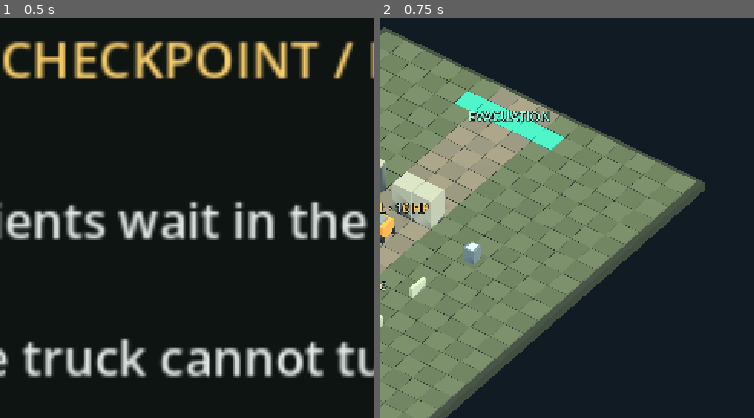
Above: before the commit, frames 1-2 (left to right).
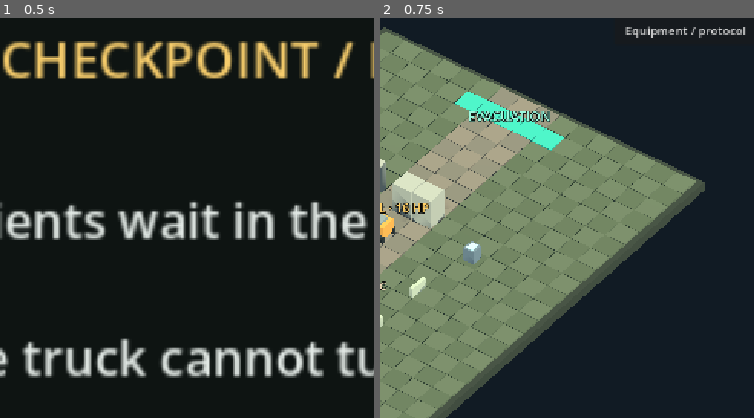
Above: after the commit, the same moments.

Repository: sgoold-shannon/HOLDFAST
Game: Godot game, scene res://farm_final.tscn
Same seed, same stepped clock (60 frames per second), same inputs: the game is played once before the commit and once after it.
Inputs:
- Up to frame 1 (0.5 s): no input
- Up to frame 2 (0.75 s): click "3D Preview" at 0.5 s
The pictures show only the part of the screen within x 48-98%, y 23-73%; the shares and areas given below are measured in that part.

Frame 1 is identical in both runs. In frame 2, 0.4% of the frame differs, in the area x 65-98%, y 2-5%.

Commit message:
Connect 3D equipment panel to breaker and protocol rules

Diff:
--- a/holdfast/presentation3d/map_preview.gd
+++ b/holdfast/presentation3d/map_preview.gd
@@ -14,6 +14,9 @@
 var order_buttons: Array[Button] = []
 var turn_button: Button
 var extract_button: Button
+var equipment_popup: PanelContainer
+var equipment_status: Label
+var equipment_buttons: Dictionary = {}
 var rescue_buttons: Array[Button] = []
 var target_button: Button
 var fire_button: Button
@@ -299,6 +302,52 @@
 			"target": target_button = button
 			"fire": fire_button = button
 			"reload": reload_button = button
+	var equipment := Button.new()
+	equipment.text = "Equipment / protocol"
+	equipment.set_anchors_and_offsets_preset(Control.PRESET_TOP_RIGHT)
+	equipment.offset_left = -240
+	equipment.offset_right = -20
+	equipment.offset_top = 280
+	equipment.offset_bottom = 324
+	equipment.add_theme_font_size_override("font_size",18)
+	equipment.pressed.connect(open_equipment)
+	layer.add_child(equipment)
+	equipment_popup = PanelContainer.new()
+	var equipment_style := StyleBoxFlat.new()
+	equipment_style.bg_color = Color("18242d")
+	for side in [SIDE_LEFT,SIDE_TOP,SIDE_RIGHT,SIDE_BOTTOM]: equipment_style.set_content_margin(side,16)
+	equipment_popup.add_theme_stylebox_override("panel",equipment_style)
+	layer.add_child(equipment_popup)
+	equipment_popup.set_anchors_and_offsets_preset(Control.PRESET_CENTER)
+	equipment_popup.offset_left = -340
+	equipment_popup.offset_right = 340
+	equipment_popup.offset_top = -300
+	equipment_popup.offset_bottom = 300
+	equipment_popup.hide()
+	var equipment_stack := VBoxContainer.new()
+	equipment_stack.set_anchors_and_offsets_preset(Control.PRESET_FULL_RECT)
+	equipment_stack.offset_left = 16
+	equipment_stack.offset_right = -16
+	equipment_stack.offset_top = 16
+	equipment_stack.offset_bottom = -16
+	equipment_stack.add_theme_constant_override("separation",10)
+	equipment_popup.add_child(equipment_stack)
+	equipment_status = Label.new()
+	equipment_status.autowrap_mode = TextServer.AUTOWRAP_WORD_SMART
+	equipment_status.add_theme_font_size_override("font_size",18)
+	equipment_stack.add_child(equipment_status)
+	for entry in [["Observe machine · MSG · 1 AP","observe"],["Transmit pause · MSG · 1 AP","transmit"],["Authenticate token · console (11,12) · 1 AP","authenticate"],["Divert machine · console · 1 AP","divert"],["Operate breaker (9,4) · 1 AP per step","breaker"],["Confirm isolation · 1 AP","confirm_isolate"],["Cancel isolation","cancel_isolate"]]:
+		var button := Button.new()
+		button.text = entry[0]
+		button.add_theme_font_size_override("font_size",18)
+		button.pressed.connect(run_command.bind(entry[1]))
+		equipment_stack.add_child(button)
+		equipment_buttons[entry[1]] = button
+	var close := Button.new()
+	close.text = "Back to map"
+	close.add_theme_font_size_override("font_size",18)
+	close.pressed.connect(equipment_popup.hide)
+	equipment_stack.add_child(close)
 	encounter_info = Label.new()
 	encounter_info.position = Vector2(24,90)
 	encounter_info.anchor_right = 1.0
@@ -417,6 +466,9 @@
 		detail.text = "%s · %d/8 HP · %d AP  |  Green 1 AP / Blue 2 AP\n%s\nChoose a group + Evacuate; End turn moves ordered groups. Orders persist." % [NAMES[active],soldier["hp"],soldier["ap"],route]
 
 func activate_cell(cell: Vector2i) -> void:
+	if cell in [Mission.breaker_cell,Mission.console_cell]:
+		open_equipment()
+		return
 	if session.encounter.drop_mode:
 		session.encounter.try_drop(cell)
 		refresh_movement()
@@ -488,6 +540,7 @@
 
 func refresh_encounter() -> void:
 	display = session.view(hovered)
+	refresh_equipment()
 	for i in range(civilian_models.size()):
 		var cohort: Dictionary = display["cohorts"][i]
 		civilian_models[i].position = world(cohort["cell"])
@@ -530,3 +583,20 @@
 	if casualty>=0 and session.encounter.casualty_available(casualty):
 		var patient: Dictionary = display["soldiers"][casualty]
 		encounter_info.text += "\nRESCUE: %s · %s%s. Select a rescuer and move adjacent; Stabilize stops bleeding, Carry allows extraction together." % [patient["name"],patient["condition"]," · %d bleeding turns left" % patient["bleed"] if patient["condition"]=="critical" else ""]
+
+func open_equipment() -> void:
+	refresh_equipment()
+	equipment_popup.show()
+
+func refresh_equipment() -> void:
+	if not is_instance_valid(equipment_status): return
+	equipment_status.text = "EQUIPMENT / PROTOCOL\nMSG: Observe → Transmit (one machine turn paused).\nBell: stand beside console → Authenticate → Divert before skid collection. Firing cancels safe routing.\nBreaker: open housing, then isolate. Isolation stops the machine but cuts feeder power and locks civilian gates; bypass routes replace them.\n\n"+display["status"]
+	for action in ["observe","transmit","authenticate","divert"]:
+		equipment_buttons[action].tooltip_text = session.encounter.protocol_reason(action)
+		equipment_buttons[action].disabled = display["ended"]
+	equipment_buttons["breaker"].tooltip_text = session.encounter.breaker_reason()
+	equipment_buttons["breaker"].disabled = display["ended"] or display["breaker_progress"]==2
+	equipment_buttons["confirm_isolate"].visible = display["isolate_pending"]
+	equipment_buttons["cancel_isolate"].visible = display["isolate_pending"]
+	if display["isolate_pending"]:
+		equipment_status.text += "\nCONFIRM: stop machine, cut feeder power and lock gates? Confirm costs 1 AP; Cancel spends nothing."
--- a/holdfast/presentation3d/movement_session.gd
+++ b/holdfast/presentation3d/movement_session.gd
@@ -29,6 +29,10 @@
 		"target":
 			encounter.sight_mode = true
 			encounter.pinned_target = encounter.enemies[0]["cell"] if encounter.machine_present() else encounter.NONE
+		"breaker": encounter.try_breaker()
+		"confirm_isolate": encounter.try_breaker(true)
+		"cancel_isolate": encounter.isolate_pending = false
+		"observe", "transmit", "authenticate", "divert": encounter.protocol_action(action)
 		"fire": encounter.try_fire()
 		"reload": encounter.try_reload()
 		"stabilize": encounter.try_stabilize()
@@ -62,6 +66,7 @@
 		"cohorts":encounter.cohorts.duplicate(true),"machine":encounter.machine_view_snapshot(),
 		"intent":encounter.enemy_intent(),"phase":encounter.phase,"ended":encounter.ended,
 		"reason":encounter.end_reason,"order_used":encounter.order_used,
-		"rescue_target":encounter.target_for_rescue(),"drop_mode":encounter.drop_mode,
+		"breaker_progress":encounter.breaker_progress,"isolate_pending":encounter.isolate_pending,
+		"protocol":encounter.protocol.duplicate(true),"rescue_target":encounter.target_for_rescue(),"drop_mode":encounter.drop_mode,
 		"fire_reason":encounter.fire_block_reason(),"chance":chance,"target":encounter.pinned_target,
 		"danger":encounter.danger_summary(),"deadline":encounter.deadline(),"evacuated":encounter.evacuated_people()}
--- /dev/null
+++ b/holdfast/tests/test_equipment_3d.gd
@@ -0,0 +1,51 @@
+extends "res://tests/test_support.gd"
+func run() -> void:
+	var preview = load("res://map_preview_3d.tscn").instantiate()
+	root.add_child(preview)
+	await process_frame
+	var reference = new_board("equipment-3d-reference")
+	reference.finish_opening()
+	for board in [reference,preview.session.encounter]:
+		board.select_soldier(0)
+		board.soldiers[0]["cell"] = Vector2i(4,6)
+		board.rebuild_movement()
+	for action in ["observe","transmit"]:
+		preview.session.command(action)
+		reference.protocol_action(action)
+		expect(preview.session.encounter.encounter_snapshot()==reference.encounter_snapshot(),"Observation/pause state and AP match production")
+	for board in [reference,preview.session.encounter]:
+		board.select_soldier(2)
+		board.soldiers[2]["cell"] = Vector2i(10,12)
+		board.rebuild_movement()
+	for action in ["authenticate","divert"]:
+		preview.session.command(action)
+		reference.protocol_action(action)
+		expect(preview.session.encounter.encounter_snapshot()==reference.encounter_snapshot(),"Console state and AP match production")
+	expect(preview.session.encounter.protocol["diverted"],"Protocol sequence diverts machine")
+	preview.reset_practice()
+	reference.apply_loaded_encounter(preview.session.initial.duplicate(true))
+	for board in [reference,preview.session.encounter]:
+		board.select_soldier(2)
+		board.soldiers[2]["cell"] = Vector2i(8,4)
+		board.rebuild_movement()
+	preview.session.command("breaker")
+	reference.try_breaker()
+	expect(preview.session.encounter.encounter_snapshot()==reference.encounter_snapshot(),"Opening breaker spends one AP")
+	preview.session.command("breaker")
+	reference.try_breaker()
+	preview.refresh_movement()
+	expect(preview.equipment_buttons["confirm_isolate"].visible and preview.display["breaker_progress"]==1,"Isolation requests confirmation before changing power")
+	preview.session.command("cancel_isolate")
+	reference.isolate_pending = false
+	expect(preview.session.encounter.encounter_snapshot()==reference.encounter_snapshot(),"Cancel isolation changes no AP or progress")
+	preview.session.command("breaker")
+	reference.try_breaker()
+	preview.session.command("confirm_isolate")
+	reference.try_breaker(true)
+	preview.refresh_movement()
+	expect(preview.session.encounter.encounter_snapshot()==reference.encounter_snapshot(),"Confirmed isolation and bypass outcomes match production")
+	expect(preview.display["breaker_progress"]==2 and not preview.equipment_buttons["confirm_isolate"].visible,"Isolation finishes and dismisses confirmation")
+	preview.free()
+	reference.free()
+	print("3D EQUIPMENT FAILURES: ",failures)
+	quit(1 if failures else 0)
Not shown, changed: docs/presentation-plan.md
